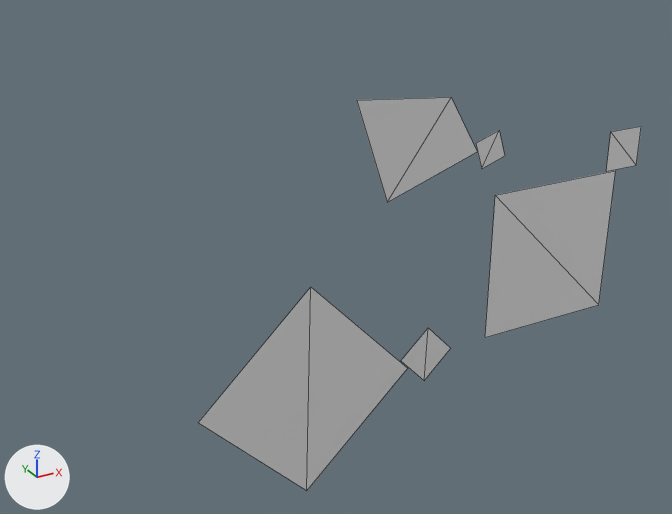
Renders of the glTF model assets/models/triangle.glb from each side of a commit.
Before and after are seen from a camera (50 mm lens) standing at (-1.96, -1.94, 1.9) and looking at (-0.32, 1.03, 0.42). Every picture has the same lights, and +X, +Y and +Z are marked at lower left. The first picture is the older version. Mesh edges are drawn as thin lines.

The older version as bpy lines, for what is in view:
```python
me_plane = bpy.data.meshes.new('Plane')
me_plane.from_pydata(...)  # 24 vertices, 12 faces; spans x -1.09..0.79, y 0.59, z -0.28..1.17
ob_plane = bpy.data.objects.new('Plane', me_plane)
ob_plane.location = (0.0, 0.0, 0.0)
```
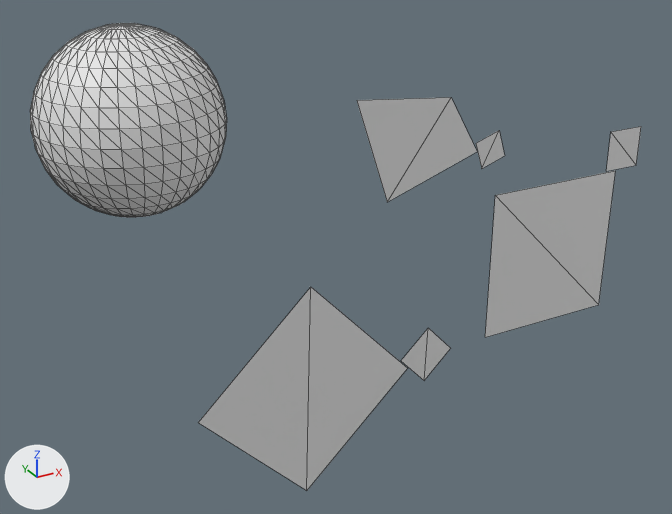
Where the change shows, as pixel boxes (x1, y1, x2, y2) in the pictures (672 x 514 px):
'Plane', reshaped (38% wider, 19% taller)
    before: (198, 97, 641, 490)
    after: (30, 23, 641, 490)
part 1 of me_plane, added
    after: (30, 23, 227, 217)

Edits to the bpy script that builds the scene:
```text
Add mat_material_001:
    mat_material_001 = principled_material('Material.001')
    mat_material_001.base_color = (0.8, 0.8, 0.8)  # white #e7e7e7
Add mat_material:
    mat_material = principled_material('Material')
    mat_material.base_color = (0.8, 0.8, 0.8)  # white #e7e7e7
Change me_plane:
    used by ob_plane; location = (0.0, 0.0, 0.0)
    remove me_plane.from_pydata(...)  # 24 vertices, 12 faces; spans x -1.09..0.79, y 0.59, z -0.28..1.17
    add me_plane.from_pydata(...)  # 506 vertices, 972 faces; spans x -1.38..0.79, y 0.59..1.57, z -0.28..1.36
    me_plane part 1: a new loose piece, a UV sphere (32 segments, 16 rings, poles along z) spanning x -1.38..-0.7, y 0.89..1.57, z 0.68..1.36, in mat_material_001 (white #e7e7e7)
    add me_plane.materials.append(mat_material)  # white #e7e7e7
    add me_plane.materials.append(mat_material_001)  # white #e7e7e7
```
